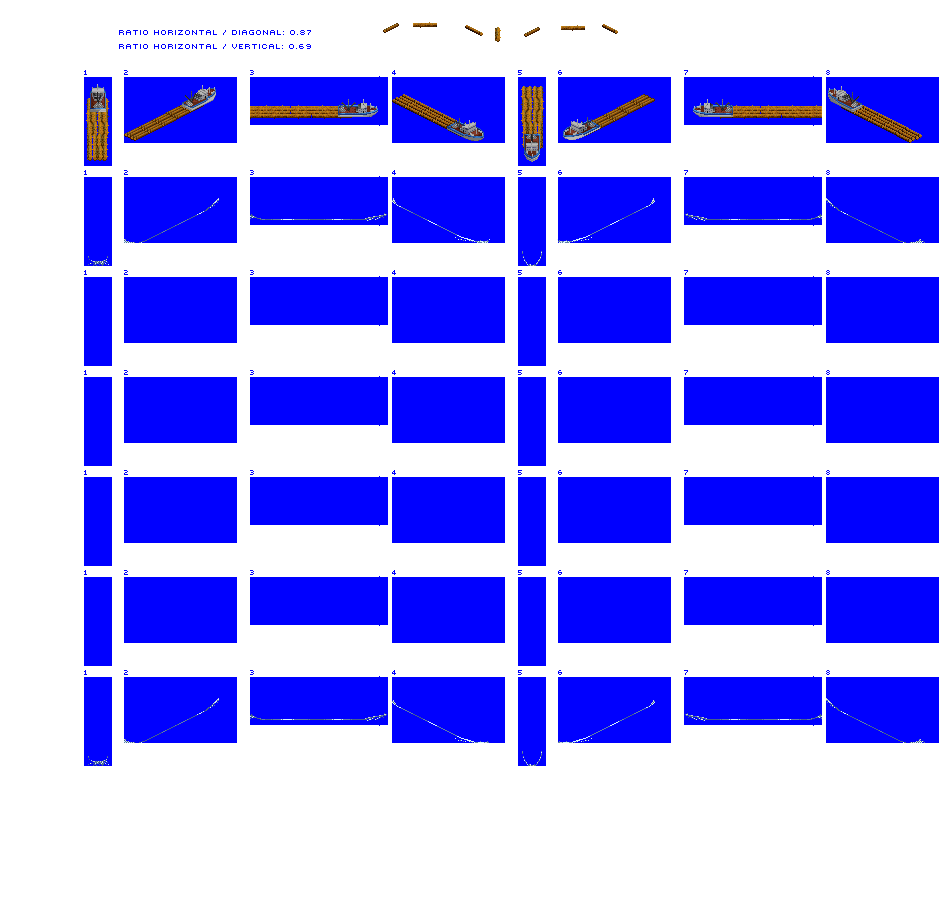
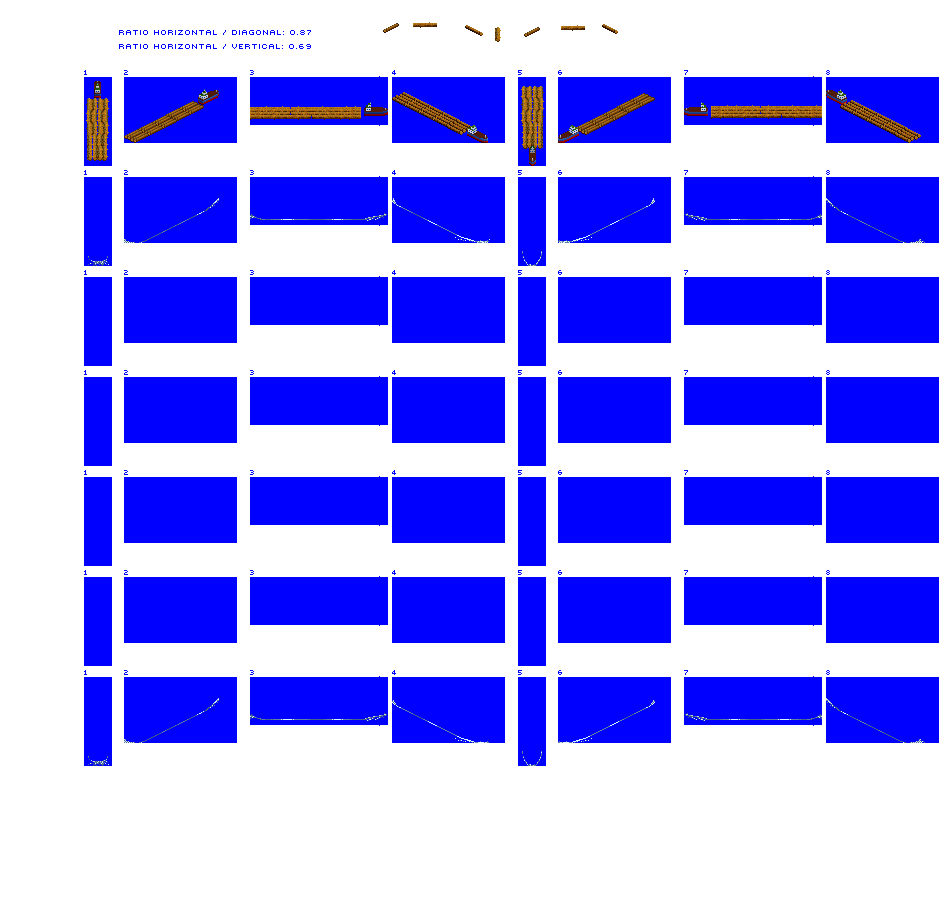
Layer changes from the first 950 × 900 image to the second:
hid "fishboat" over [90, 84, 862, 162]
added layer "tug" (1st of 2) above "log raft" over [467, 125, 579, 166]
painted on "log raft" over [124, 92, 922, 143]
added layer "tug" (2nd of 2) above "ratio horizontal / diagonal: 0" over [94, 81, 847, 116]
